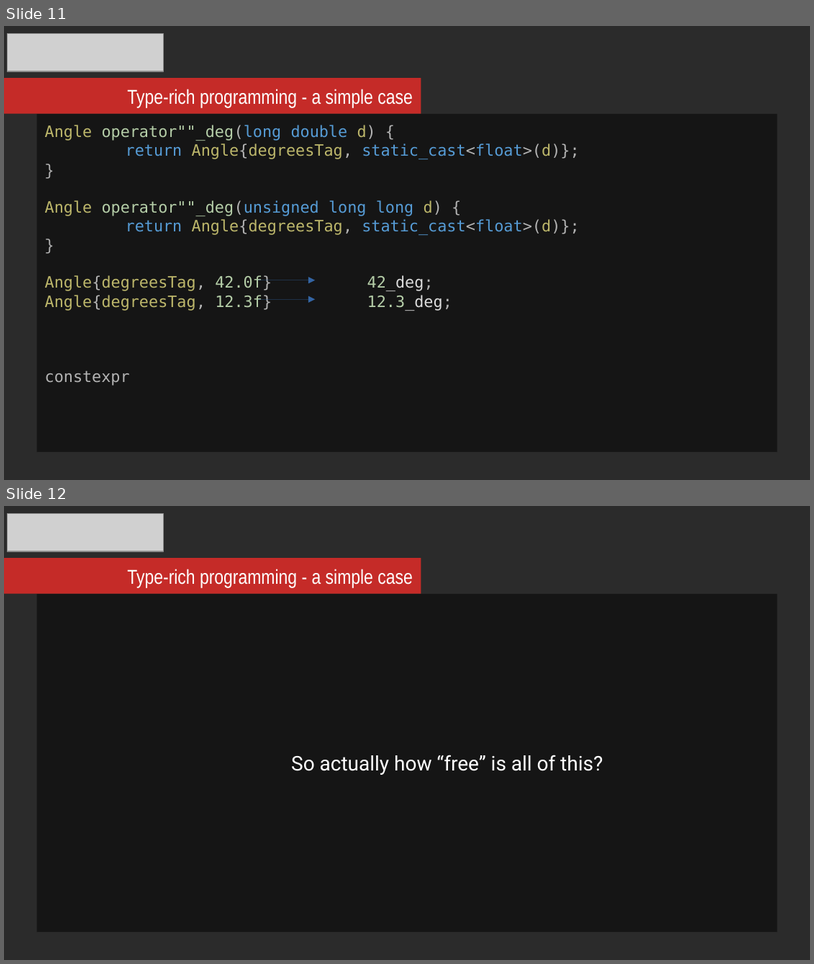
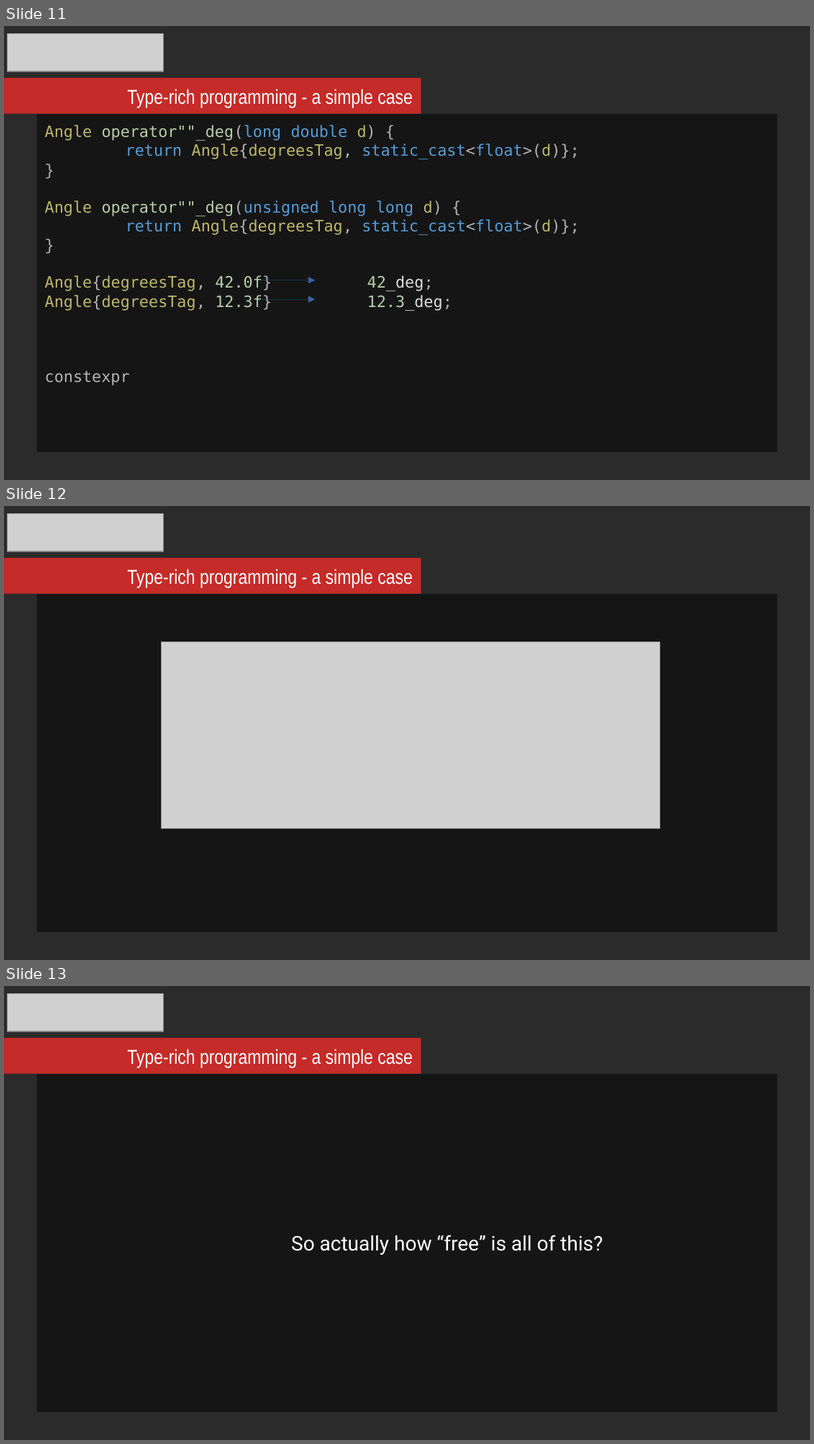
Before and after one commit to mikosz/type-safety, a slide deck: ask-not-what-you-can-do-for-the-compiler.odp. Shown one above the other, each under a label of ours: slides 11 and 12 before the commit, slides 11, 12 and 13 after it. The pictures are 814x964 and 814x1444 pixels, drawn with LibreOffice and Linux fonts; fonts in the diff are those of the drawing; grey boxes stand for pictures; background and template pictures are left out; a plain dark background stands for a picture behind light text. Boxes give left, top, right and bottom in pixels: in the first picture for what was removed or moved away, otherwise in the second. Text is boxed around its words. In the diff, an @@ line names an element or a change of style, - is before the commit and + after.

```diff
--- a/ask-not-what-you-can-do-for-the-compiler.odp
+++ b/ask-not-what-you-can-do-for-the-compiler.odp
@@ slide 12 added at box(4, 506, 810, 960), background picture (left out) @@
@@ picture added at box(7, 513, 164, 551) @@
@@ rectangle added at box(4, 558, 421, 593), fill #C52B28 @@
@@ text added at box(127, 569, 412, 588), 18 pt, text #FFFFFF @@
+Type-rich programming - a simple case
@@ rectangle added at box(37, 594, 777, 932), fill #000000 at 51% opacity @@
@@ picture added at box(161, 641, 661, 828) @@
@@ what was slide 12 is now slide 13 @@
```
Also in this commit, not shown: 2 slides changed, 1 other slide added.
